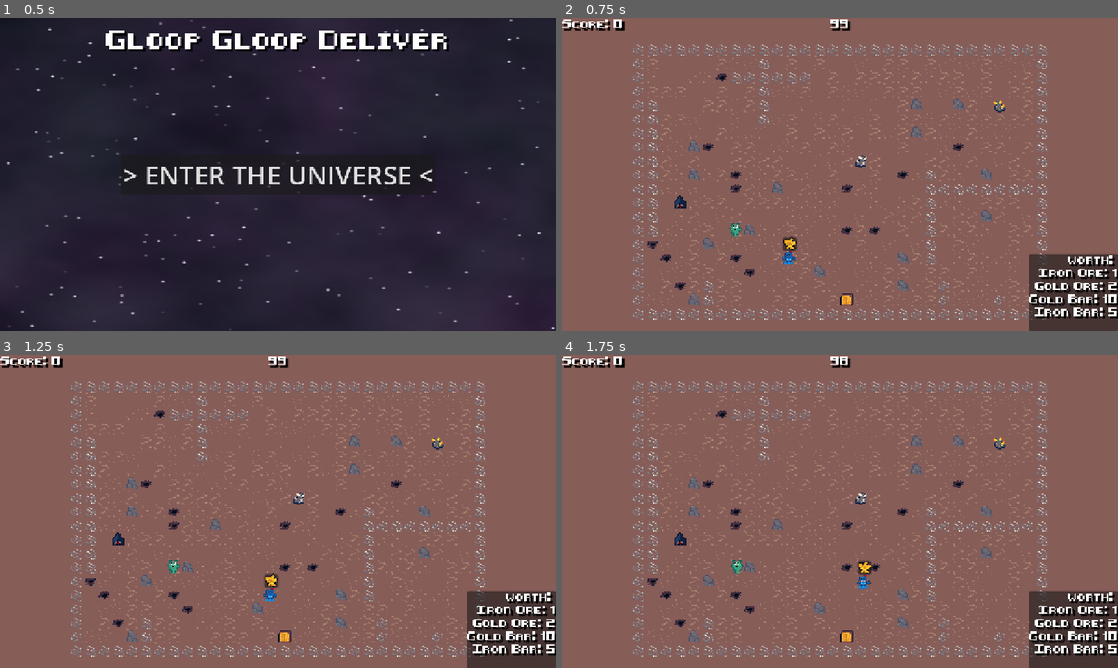
Above: before the commit, frames 1-4 (two rows, left to right).
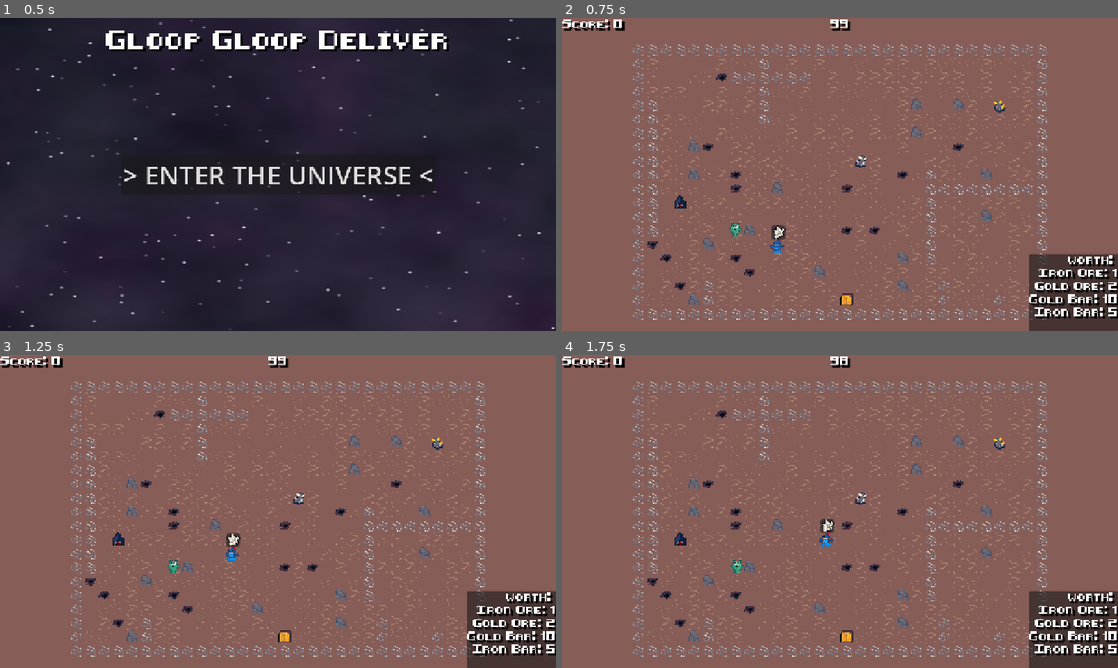
Above: after the commit, the same moments.

Repository: GameAISchool2026members/GloopGloopDelivery
Game: Godot game, scene res://menu/menu.tscn
The game is run twice, just before and just after one commit, with the same random seed, the same clock (stepped at 60 frames per second) and the same inputs.
Inputs (mouse positions are in pixels of both pictures, inside the frame that each line leads up to):
- Up to frame 1 (0.5 s): no input
- Up to frame 2 (0.75 s): click "> ENTER THE UNIVERSE <" at 0.5 s
- Up to frame 3 (1.25 s): no input
- Up to frame 4 (1.75 s): move the mouse to (962, 495) at 1.27 s; hold D (right) from 1.28 s (still down); tap Space (interact) at 1.35 s; click (962, 495) at 1.42 s

Frame 1 is identical in both runs. In frame 2, 0.4% of the frame differs, in the area x 37-43%, y 66-79%; in frame 3, 0.4%, in the area x 40-50%, y 56-79%; in frame 4, 0.4%.

Commit message:
create stochastic value based policy

Diff:
--- a/players/robot/policy_predictor.gd
+++ b/players/robot/policy_predictor.gd
@@ -13,7 +13,7 @@
 	objectives_count = num_objectves
 	mlp = GodotMLP.new()
 	print("init mlp: ", num_objectves)
-	mlp.build_structure([6, 16, num_objectves], [mlp.Activation.TANH, mlp.Activation.SOFTMAX])
+	mlp.build_structure([6, 16, num_objectves], [mlp.Activation.TANH, mlp.Activation.LINEAR])
 	_reset_history_buffer(player)
 	mlp.print_structure()
 	initialized = true
--- a/players/robot/robot_player.gd
+++ b/players/robot/robot_player.gd
@@ -8,11 +8,9 @@
 var path_index: int = 0
 var path: PackedVector2Array = []
 
-enum State { IDLE, WALKING_TO_ITEM, WALKING_WITH_ITEM, WAITING }
+enum State { IDLE, WALKING, WAITING }
 var state : State = State.IDLE
 var target_node : Node2D
-
-
 
 func _ready() -> void:
 	if game_manager == null:
@@ -32,30 +30,10 @@
 func _process(delta):
 	super(delta)
 
-	if target_node == null:
-		state = State.IDLE
-
-	if target_node != null and state == State.IDLE:
-		state = State.WALKING_TO_ITEM
-
-	if item != null and state == State.WALKING_TO_ITEM:
-		#var target = objectives_manager.get_target_objective_given_item(item)
-		#if target == null:
-			#return
-		state = State.WALKING_WITH_ITEM
-		#_move_to_global_pos(target.global_position)
-		find_target()
-
-	if item == null and state == State.WALKING_WITH_ITEM:
-		state = State.IDLE
-
 	match state:
 		State.IDLE:
-			find_target()
-		State.WALKING_TO_ITEM:
-			pass
-		State.WALKING_WITH_ITEM:
-			pass
+			if target_node == null:
+				find_target()
 
 
 func _physics_process(delta):
@@ -85,6 +63,10 @@
 
 	return objectives_manager.get_all_target_objectives()
 
+# Hyperparameter weights to control the robot's priorities
+@export var policy_weight: float = 1.0  # How much the AI's prediction matters
+@export var result_weight: float = 0.5  # How much the built-in game score matters
+
 func find_target() -> void:
 	print("finding target")
 	var prediction_probs := policy_predictor.predict(human_player)
@@ -92,29 +74,81 @@
 		return
 
 	target_node = null
-	var objectives : Array[Dictionary] = get_current_objectives()
-	for i in range(objectives.size()):
-		objectives[i].prediction_score = prediction_probs[objectives[i].index]
+	var objectives: Array[Dictionary] = get_current_objectives()
+	if objectives.is_empty():
+		return
 
-	objectives.sort_custom(func(a, b): return a.prediction_score < b.prediction_score)
+	var raw_neglect_scores := PackedFloat32Array()
+	var raw_result_scores := PackedFloat32Array()
 
 	for o in objectives:
-		var potential_objective_node = o.node
-		var potential_objective_index = o.index
-		var potential_objective_score = o.result_score
-		var potential_objective_prediction_score = o.prediction_score
+		raw_neglect_scores.append(-prediction_probs[o.index])
+		raw_result_scores.append(o.result_score)
 
-		target_node = potential_objective_node
-		print("Robot targeted: %s | Probability: %.1f%%" % [
-			potential_objective_node.name,
-			potential_objective_prediction_score * 100.0
-		])
-		_emote(potential_objective_node)
-		_move_to_global_pos(target_node.global_position)
-		break
+	var neglect_distribution := _softmax(raw_neglect_scores)
+	var result_distribution := _softmax(raw_result_scores)
+
+	var combined_probs := PackedFloat32Array()
+	var total_distribution_sum := 0.0
+
+	for i in range(objectives.size()):
+		var mixed_score = (neglect_distribution[i] * policy_weight) + (result_distribution[i] * result_weight)
+		combined_probs.append(mixed_score)
+		total_distribution_sum += mixed_score
+
+	for i in range(combined_probs.size()):
+		combined_probs[i] /= total_distribution_sum
+		objectives[i].sampling_weight = combined_probs[i]
+
+	var roll := randf()
+	var cumulative_probability := 0.0
+	var selected_objective_dict: Dictionary
+
+	for o in objectives:
+		cumulative_probability += o.sampling_weight
+		if roll <= cumulative_probability:
+			selected_objective_dict = o
+			break
+
+	if selected_objective_dict.is_empty():
+		selected_objective_dict = objectives.back()
+
+	var potential_objective_node = selected_objective_dict.node
+	target_node = potential_objective_node
+
+	print("Robot targeted: %s | Total Sampling Chance: %.1f%%" % [
+		potential_objective_node.name,
+		selected_objective_dict.sampling_weight * 100.0
+	])
+
+	_emote(potential_objective_node)
+	_move_to_global_pos(target_node.global_position)
 
 	if not target_node:
 		print("All neglected objectives are currently invalid or unreachable.")
+
+	state = State.WALKING
+
+
+func _softmax(raw_scores: PackedFloat32Array) -> PackedFloat32Array:
+	var result := PackedFloat32Array()
+	result.resize(raw_scores.size())
+	if raw_scores.is_empty():
+		return result
+
+	var max_val := -1e9
+	for val in raw_scores:
+		max_val = max(max_val, val)
+
+	var sum_exp := 0.0
+	for i in range(raw_scores.size()):
+		result[i] = exp(raw_scores[i] - max_val)
+		sum_exp += result[i]
+
+	for i in range(result.size()):
+		result[i] /= sum_exp
+
+	return result
 
 func _emote(node: Node2D):
 	var resource = ECS.get_component(node, ResourceComponent) as ResourceComponent
@@ -139,6 +173,7 @@
 	if touching == target_node:
 		if _interact():
 			target_node = null
+			state = State.IDLE
 
 func _on_interaction_area_exited(body: Area2D) -> void:
 	touching = null
